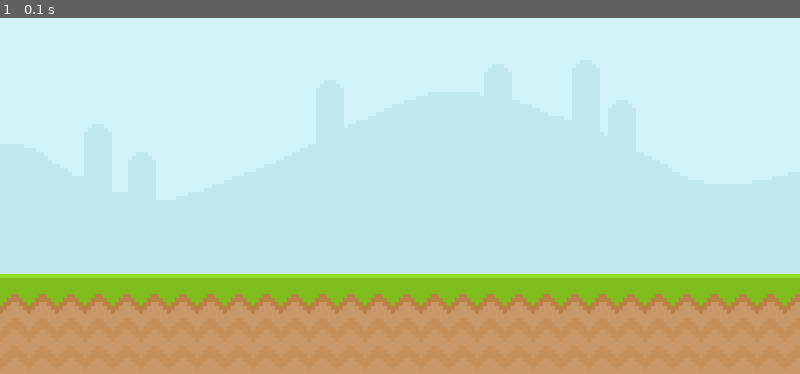
Above: before the commit, frame 1.
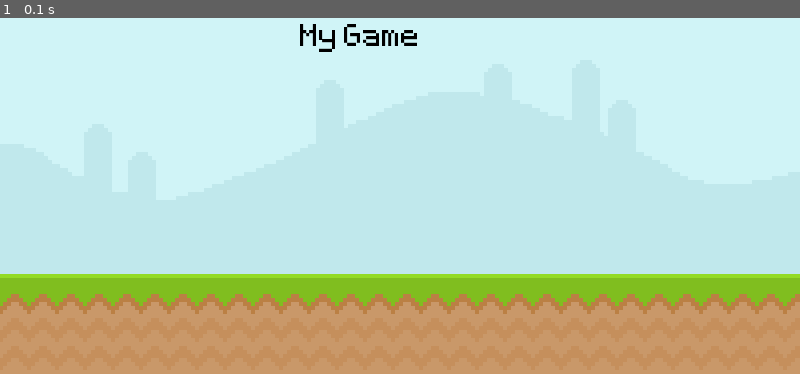
Above: after the commit, the same moment.

Repository: Atul-Arora/PyGame
Game: pygame game, started from pygame5.py
Same seed, same stepped clock (60 frames per second), same inputs: the game is played once before the commit and once after it.
Inputs:
- Up to frame 1 (0.1 s): no input

The runs differ from the first frame. In frame 1, 0.4% of the frame differs, in the area x 37-53%, y 1-10%.

Commit message:
Uploaded all requires Graphic,audio,font files and added new two instruction files

Diff:
--- a/pygame5.py
+++ b/pygame5.py
@@ -1,3 +1,8 @@
+"""#CREATING A TEXT
+ - Create a Font
+ - Write Text on a surface
+ - blit the text surface"""
+
 import pygame
 from sys import exit
 
@@ -5,11 +10,15 @@
 pygame.init()
 screen = pygame.display.set_mode((800,400))
 clock = pygame.time.Clock()
+test_font=pygame.font.Font("font/Pixeltype.ttf",50)
+#test_font=pygame.font.Font("TYPE,SIZE")  [If type =None ==> Defualt ]
 
 pygame.display.set_caption("Runner")
 
 sky_surface = pygame.image.load("Graphics/sky.png")
 ground_surface = pygame.image.load("Graphics/ground.png")
+text_surface=test_font.render("My Game",True,"Black")
+#text_surface=test_font.render("Text",Anti Aliasing ,"color")
 
 
 while True:
@@ -20,6 +29,7 @@
 
     screen.blit(sky_surface,(0,0))
     screen.blit(ground_surface,(0,300))
+    screen.blit(text_surface,(300,50))
     #The one we write first is made first in python (overlapping occurs based on order of writing code)
 
     pygame.display.update()
--- /dev/null
+++ b/pygame6.py
@@ -0,0 +1,52 @@
+#Animating ==> just changing position
+"""surf.convert():
+-Returns a surface in display’s pixel format.
+-Good for opaque images (JPEGs, fully opaque sprites).
+
+surf.convert_alpha():
+-Necessary for PNGs with transparent regions or for per-pixel alpha blending.
+-Useful when you need smooth semi-transparent edges."""
+
+
+
+
+
+import pygame
+from sys import exit
+
+
+pygame.init()
+screen = pygame.display.set_mode((800,400))
+clock = pygame.time.Clock()
+test_font=pygame.font.Font("font/Pixeltype.ttf",50)
+
+pygame.display.set_caption("Runner")
+
+sky_surface = pygame.image.load("Graphics/sky.png").convert()
+ground_surface = pygame.image.load("Graphics/ground.png").convert()
+text_surface=test_font.render("My Game",False,"Black").convert()
+#.convert basically Converting it to the display format lets SDL accelerate blits . Basically better performance in theory
+
+snail_surface=pygame.image.load("Graphics/snail/snail1.png",).convert_alpha()
+snail_x_pos = 600 #intial snail x _posn
+
+
+while True:
+    for event in pygame.event.get():
+        if event.type == pygame.QUIT:
+            pygame.quit()
+            exit()
+
+    screen.blit(sky_surface,(0,0))
+    screen.blit(ground_surface,(0,300))
+    screen.blit(text_surface,(300,50))
+    screen.blit(snail_surface,(snail_x_pos,262))
+    snail_x_pos -= 4
+
+    #Create an if statement that places snail on the right if it goes too far left
+    if snail_x_pos<-100:
+        snail_x_pos=800
+
+
+    pygame.display.update()
+    clock.tick(60)
Binary file added: Graphics/Fly/Fly1.png
Binary file added: Graphics/Fly/Fly2.png
Binary file added: Graphics/Player/jump.png
Binary file added: Graphics/Player/player_stand.png
Binary file added: Graphics/Player/player_walk_1.png
Binary file added: Graphics/Player/player_walk_2.png
Binary file added: Graphics/snail/snail1.png
Binary file added: Graphics/snail/snail2.png
Binary file added: font/Pixeltype.ttf
Not shown, added: audio/jump.mp3
Not shown, added: audio/music.wav
